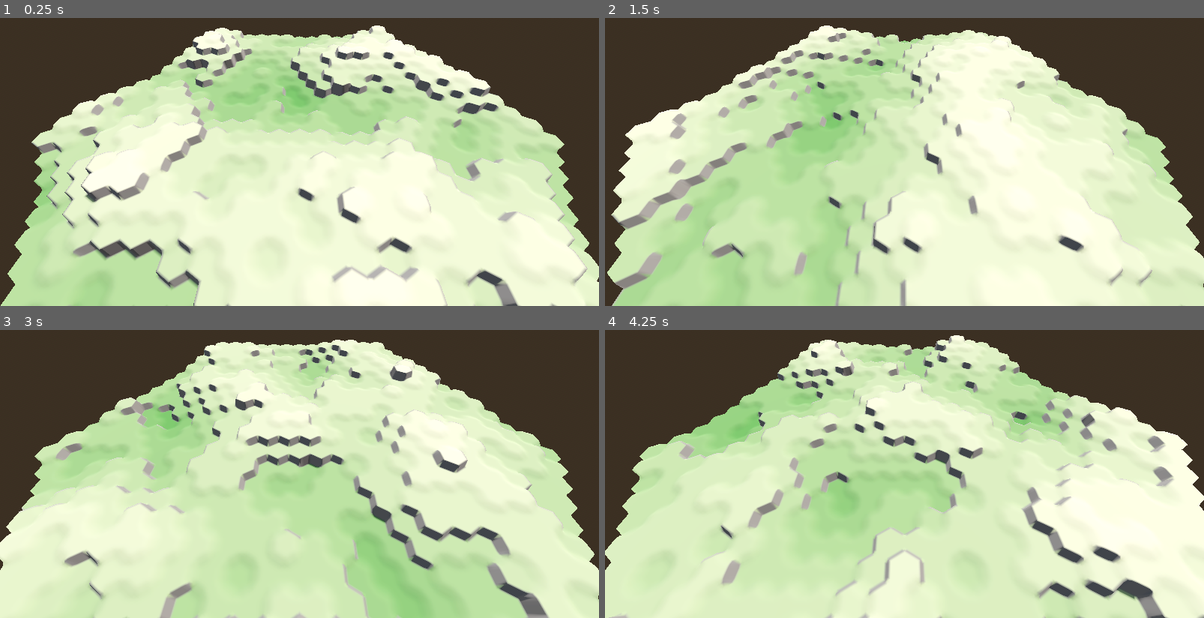
Above: before the commit, frames 1-4 (two rows, left to right).
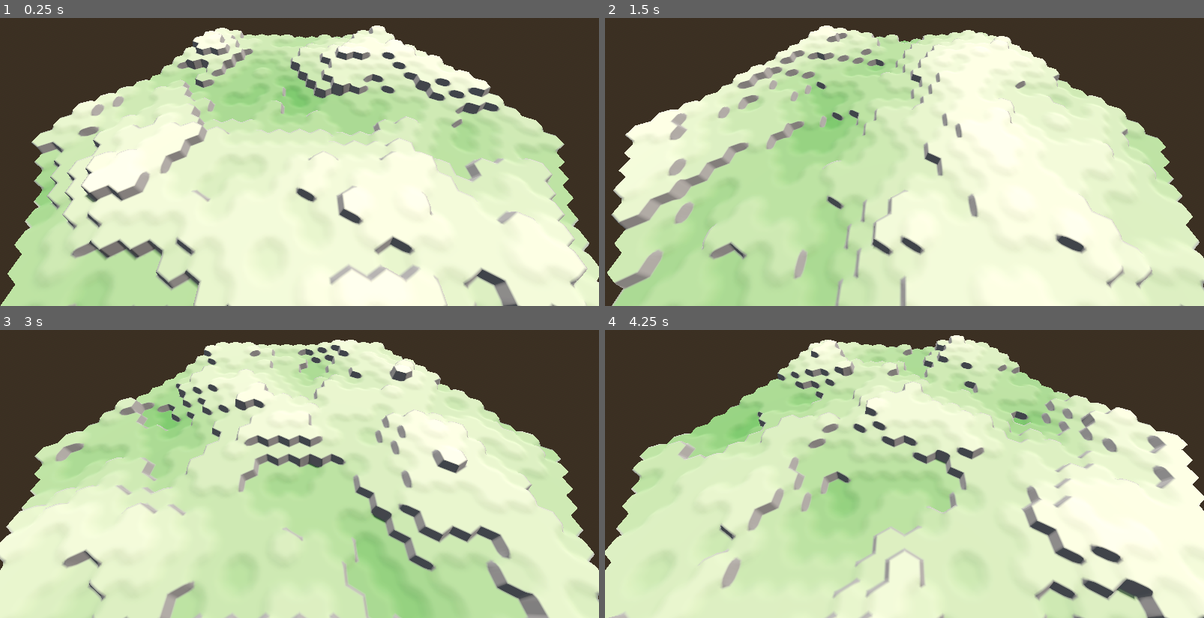
Above: after the commit, the same moments.

Repository: McleodV/Apophis
Game: Godot game, scene res://main.tscn
Two runs of this game, one before a commit and one after it. Both use one fixed random seed, a clock stepped at 60 frames per second and the inputs below. The project has no main scene, so this scene is started directly.
Inputs (mouse positions are in pixels of both pictures, inside the frame that each line leads up to):
- Up to frame 1 (0.25 s): no input
- Up to frame 2 (1.5 s): tap Enter at 0.5 s; move the mouse to (1036, 121) at 0.52 s; click (1036, 121) at 0.67 s; tap Space at 0.77, 1.25 s; drag from (784, 153) to (874, 205) at 1.27 s
- Up to frame 3 (3 s): tap Enter at 2 s; move the mouse to (359, 376) at 2.02 s; click (359, 376) at 2.17 s; tap Space at 2.75 s; drag from (269, 517) to (119, 399) at 2.77 s
- Up to frame 4 (4.25 s): tap Enter at 3.5 s; move the mouse to (1084, 499) at 3.52 s; click (1084, 499) at 3.67 s; tap Space at 3.77 s

The runs differ from the first frame. In frame 1, 1.2% of the frame differs, in the area x 4-100%, y 3-100%; in frame 2, 0.9%; in frame 3, 1.0%; in frame 4, 1.1%.

Commit message:
fixed cliff shading while keeping softer appearance of the board.

Diff:
--- a/board/hexChunkMeshBuilder.gd
+++ b/board/hexChunkMeshBuilder.gd
@@ -5,7 +5,7 @@
 ## Vertices are derived only from lattice points and map data, so chunk borders match exactly.
 
 # Debug coloring until the terrain shader exists.
-const _CLIFF_NORMAL_Y: float = 0.6 # Normals flatter than this are colored as cliff
+const _CLIFF_NORMAL_Y: float = 0.6 # Faces with normal.y below this are cliffs
 const _CLIFF_COLOR := Color(0.42, 0.39, 0.36)
 const _LOW_COLOR := Color(0.25, 0.42, 0.18)
 const _HIGH_COLOR := Color(0.72, 0.68, 0.52)
@@ -46,25 +46,50 @@
 						_add_triangle(p + u, p + w, p + u + w)
 	return _create_mesh()
 
-
 func _add_triangle(a: Vector2i, b: Vector2i, c: Vector2i) -> void:
 	_indices.append(_get_vertex(a))
 	_indices.append(_get_vertex(b))
 	_indices.append(_get_vertex(c))
 
-
 func _get_vertex(point: Vector2i) -> int:
 	if _vertex_ids.has(point):
 		return _vertex_ids[point]
 	var vertex: Vector3 = _get_position(point)
-	var normal: Vector3 = _get_normal(point, vertex)
 	var index: int = _positions.size()
 	_positions.append(vertex)
-	_normals.append(normal)
-	_colors.append(_get_color(vertex.y, normal))
+	_add_shading(point, vertex)
 	_vertex_ids[point] = index
 	return index
 
+# Appends the normal and color for a vertex.
+# Cliff and ground faces are averaged separately, then blended at a fixed ratio,
+# so cliff edges shade the same regardless of how many faces of each kind touch the point.
+# Uses neighbors outside the chunk too, so results match across chunk borders.
+func _add_shading(point: Vector2i, vertex: Vector3) -> void:
+	var ground_sum := Vector3.ZERO
+	var cliff_sum := Vector3.ZERO
+	var previous: Vector3 = _get_position(point + HexLattice.NEIGHBORS[5]) - vertex
+	for neighbor: Vector2i in HexLattice.NEIGHBORS:
+		var current: Vector3 = _get_position(point + neighbor) - vertex
+		var face: Vector3 = current.cross(previous)
+		if face.normalized().y < _CLIFF_NORMAL_Y:
+			cliff_sum += face
+		else:
+			ground_sum += face
+		previous = current
+	if cliff_sum == Vector3.ZERO:
+		_normals.append(ground_sum.normalized())
+		_colors.append(_get_ground_color(vertex.y))
+		return
+	var normal: Vector3 = cliff_sum.normalized()
+	if ground_sum != Vector3.ZERO:
+		normal = normal.slerp(ground_sum.normalized(), _settings.cliff_edge_softness)
+	_normals.append(normal)
+	_colors.append(_CLIFF_COLOR)
+
+func _get_ground_color(height: float) -> Color:
+	var max_height: float = maxf(_data.get_max_elevation() * _settings.elevation_step, 0.001)
+	return _LOW_COLOR.lerp(_HIGH_COLOR, clampf(height / max_height, 0.0, 1.0))
 
 func _get_position(point: Vector2i) -> Vector3:
 	if _cached_positions.has(point):
@@ -74,25 +99,9 @@
 	_cached_positions[point] = vertex
 	return vertex
 
-
-# Averages the 6 surrounding lattice triangles. Uses neighbors outside the chunk too,
-# so normals match across chunk borders.
-func _get_normal(point: Vector2i, vertex: Vector3) -> Vector3:
-	var normal := Vector3.ZERO
-	var previous: Vector3 = _get_position(point + HexLattice.NEIGHBORS[5]) - vertex
-	for neighbor: Vector2i in HexLattice.NEIGHBORS:
-		var current: Vector3 = _get_position(point + neighbor) - vertex
-		normal += current.cross(previous)
-		previous = current
-	return normal.normalized()
-
-
-func _get_color(height: float, normal: Vector3) -> Color:
-	if normal.y < _CLIFF_NORMAL_Y:
-		return _CLIFF_COLOR
+func _get_color(height: float) -> Color:
 	var max_height: float = maxf(_data.get_max_elevation() * _settings.elevation_step, 0.001)
 	return _LOW_COLOR.lerp(_HIGH_COLOR, clampf(height / max_height, 0.0, 1.0))
-
 
 func _create_mesh() -> ArrayMesh:
 	var mesh := ArrayMesh.new()
--- a/board/hexTerrainSettings.gd
+++ b/board/hexTerrainSettings.gd
@@ -11,3 +11,6 @@
 @export_range(2, 16) var subdivisions: int = 6
 ## Tiles per chunk along each axial axis.
 @export_range(2, 32) var chunk_size: int = 8
+## How far cliff edge normals bend toward the surrounding ground.
+## Higher = rounder cliff lips, flatter-looking cliff faces.
+@export_range(0.0, 1.0, 0.01) var cliff_edge_softness: float = 0.15
